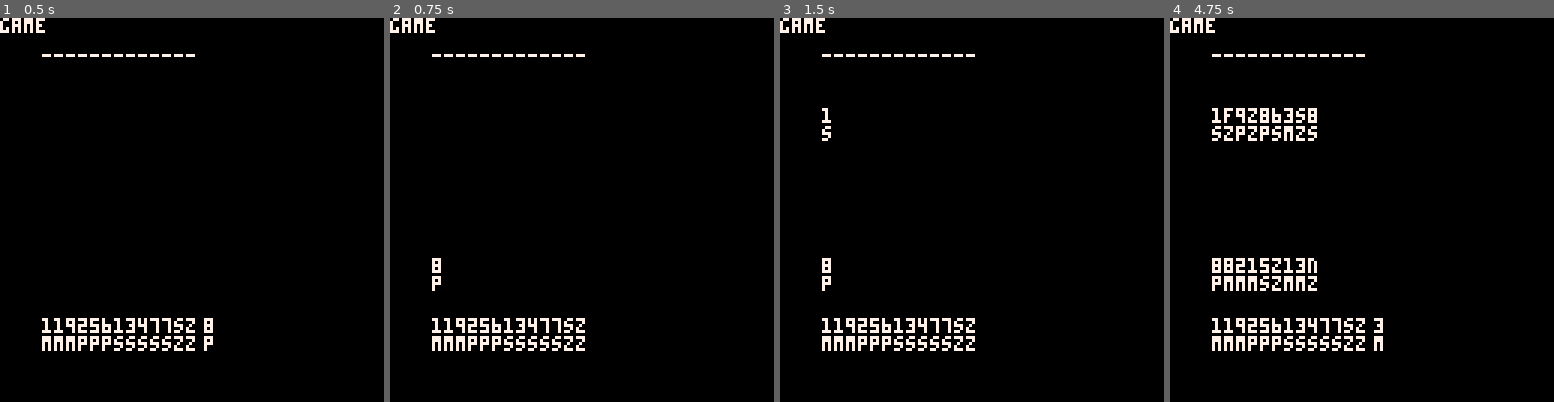
Above: before the commit, frames 1-4 (left to right).
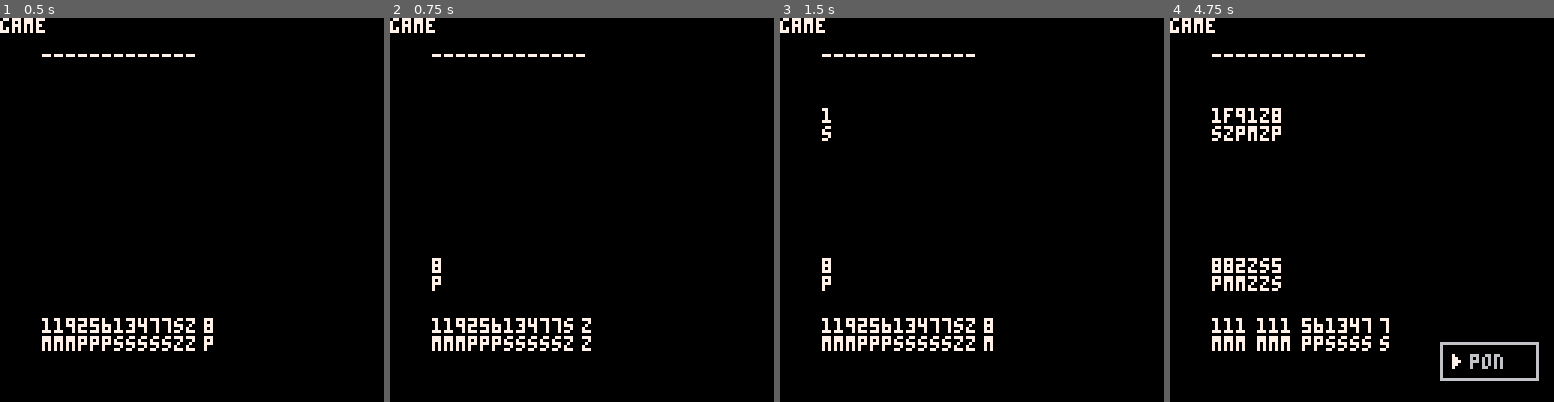
Above: after the commit, the same moments.

Repository: lychees/pico8-workshop
Game: PICO-8 cartridge mahjong.p8
Same seed, same stepped clock (60 frames per second), same inputs: the game is played once before the commit and once after it.
Inputs:
- Up to frame 1 (0.5 s): tap X (X key) at 0.33 s
- Up to frame 2 (0.75 s): tap O (Z key) at 0.7 s
- Up to frame 3 (1.5 s): tap X (X key) at 1.07 s
- Up to frame 4 (4.75 s): hold Right 1.6-2.1 s; tap O (Z key) every 0.4 s from 1.7 to 4.5 s; tap X (X key) at 1.85, 2.97, 4.08 s; hold Up 2.15-2.42 s; hold Right 2.47-3.03 s; hold Left 3.08-3.58 s; hold Down 3.63-3.97 s; hold Right 4.02-4.68 s; hold Up from 4.73 s (still down)

Frame 1 is identical in both runs. In frame 2, 0.2% of the frame differs, in the area x 48-53%, y 78-87%; in frame 3, 0.2%; in frame 4, 3.5%, in the area x 17-97%, y 23-95%.

Commit message:
画副露

Diff:
--- a/mahjong.p8
+++ b/mahjong.p8
@@ -52,11 +52,11 @@
         if not(self.active and self.active_index == i and not self.flashing) then
           suit, order = parse_tile(self[i])
           local o = 0
-          if i == 14 then
+          if i==#self then
             o += 2
           end
-          print(order,10+4*i+o,100,7)
-          print(suit,10+4*i+o,100+6,7)
+          print(order,p1.hand.st+4*i+o,100,7)
+          print(suit,p1.hand.st+4*i+o,100+6,7)
         end
       end
     end
@@ -66,7 +66,7 @@
         if i == 14 then
           o += 2
         end
-        print('-',10+4*i+o,10)
+        print('-',p2.hand.st+4*i+o,10)
       end
     end
     p1.hand.twinkle = function(self)
@@ -76,7 +76,7 @@
     self.player_turn = function(self)
       p1:draw_a_tile()
       p1.hand.active = true
-      p1.hand.active_index = 14
+      p1.hand.active_index = #p1.hand
       p1.hand.flashing = true
       game_scene.animations.twinkle = twinkle:new(nil,p1.hand,20)
       self.update = self.player_select_tile_to_discard
@@ -119,13 +119,13 @@
     self.cpu_select_tile_to_discard = function(self)
         sfx(0)
         local d = p2:discard(14)
-        if any_shuntsu(p2.count, d) then
+        if any_shuntsu(p2.count, d, p1.options.chii) then
           add(p1.options, "chii")
         end
-        if any_koutsu(p2.count, d) then
+        --if any_koutsu(p2.count, d) then
+        if true then
           add(p1.options, "pon")
         end
-
         if #p1.options > 0 then
           p1.options.active_index = 1
           self.update = self.naki
@@ -151,13 +151,22 @@
       end
 
       if btnp(4) then
-        -- p1.options[i].apply
+        local cmd = p1.options[p1.options.active_index]
+        if cmd == 'chii' then
+          p1:chii()
+        elseif cmd == 'pon' then
+          p1:pon()
+        end
         local t = #p1.options
         for i=1,t do --!!!
           p1.options[i] = nil
         end
-        --self.update = self.player_select_tile_to_discard
-        self.update = self.player_turn
+        p1.hand.active = true
+        p1.hand.active_index = #p1.hand
+        p1.hand.flashing = true
+        game_scene.animations.twinkle = twinkle:new(nil,p1.hand,20)
+        self.update = self.player_select_tile_to_discard
+        --self.update = self.player_turn
       end
 
       if btnp(5) then
@@ -198,9 +207,27 @@
           y0 += 6
         end
       end
-
     end
     add(self.children, p1.options)
+    p1.fuuro.draw = function(self)
+      if #self > 0 then
+        for i=1,#self do
+          local f={1,1,1}
+          for j=1,#f do
+            suit, order = parse_tile(f[j])
+            print(order,-5+i*15+4*j,100,7)
+            print(suit,-5+i*15+4*j,100+6,7)
+          end
+        end
+      end
+    end
+    p2.fuuro.draw = function(self)
+      if #self > 0 then
+      end
+    end
+
+    add(self.children, p1.fuuro)
+    add(self.children, p2.fuuro)
   end
   active_scene = game_scene
   start_scene.active_layer = start_scene.root
@@ -278,11 +305,24 @@
   return o
 end
 function player:add(t)
-  add(self.hand, t)
-  if self.count[t] == nil then
-    self.count[t] = 0
-  end
-  self.count[t] += 1
+  local h = self.hand
+  local c = self.count
+  add(h, t)
+  if c[t] == nil then
+    c[t] = 0
+  end
+  c[t] += 1
+end
+function player:del(i)
+  local h = self.hand
+  local c = self.count
+  local t = h[i]
+  h[i] = h[#h]
+  h[#h] = nil
+  c[t] -= 1
+  if c[t] == 0 then
+    c[t] = nil
+  end
 end
 function player:init(hill)
   for i=1,13 do
@@ -291,6 +331,7 @@
     hill.i+=1
   end
   self.hill = hill
+  self.hand.st = 10
   sort(self.hand)
 end
 function player:draw_a_tile()
@@ -303,15 +344,25 @@
   local h = self.hand
   local t = h[i]
   add(self.river, t)
-  self.count[t] -= 1
-  if self.count[t] == 0 then
-    self.count[t] = nil
-  end
-  h[i] = h[#h]
-  h[#h] = nil
+  self:del(i)
   sort(h)
   return t
 end
+function player:chii(d)
+  add(self.fuuro, {d,d,d});
+  self.hand.st += 15
+  self:del(1)
+  self:del(2)
+  sort(self.hand)
+end
+function player:pon(d)
+  add(self.fuuro, {d,d,d});
+  self.hand.st += 15
+  self:del(1)
+  self:del(2)
+  sort(self.hand)
+end
+
 -->8
 function _draw()
   active_scene:draw()
@@ -338,17 +389,25 @@
   return false
 end
 
-function any_shuntsu(c, h)
+function any_shuntsu(c, h, options)
   if h > 27 then
     return false
   end
-  if (any_shuntsu_start_with(c, h)) return true
+  options = {}
+  if (any_shuntsu_start_with(c, h)) then
+    add(options, h)
+  end
   if (h ~= 1 and h ~= 10 and h ~= 19) then
-    if (any_shuntsu_start_with(c, h-1)) return true
+    if (any_shuntsu_start_with(c, h-1)) then
+      add(options, h-1)
+    end
     if (h ~= 2 and h ~= 11 and h ~= 20) then
-      if (any_shuntsu_start_with(c, h-2)) return true
-    end
-  end
+      if (any_shuntsu_start_with(c, h-2)) then
+        add(options, h-2)
+      end
+    end
+  end
+  return #options > 0
 end
 
 function any_koutsu(c, h)
